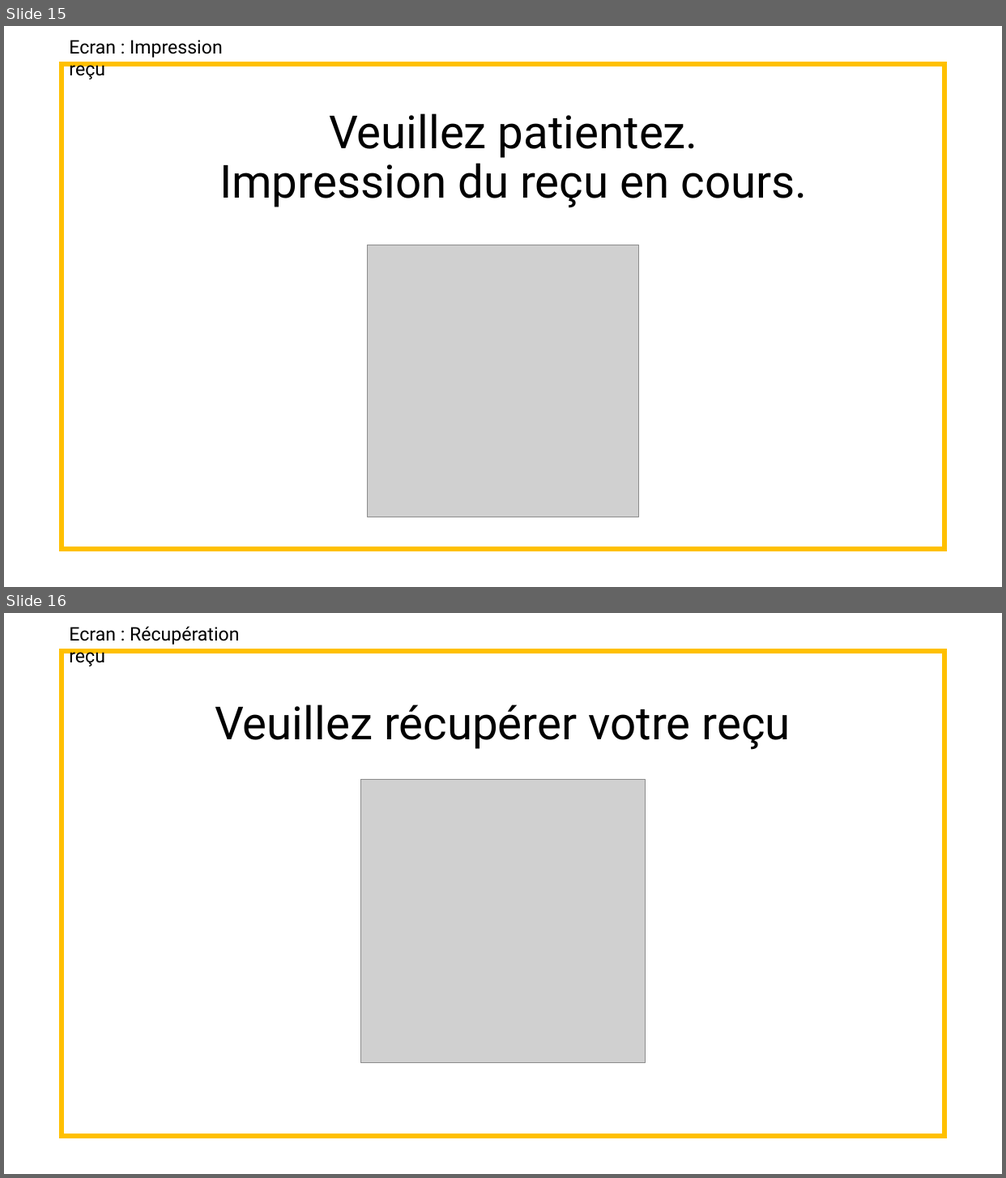
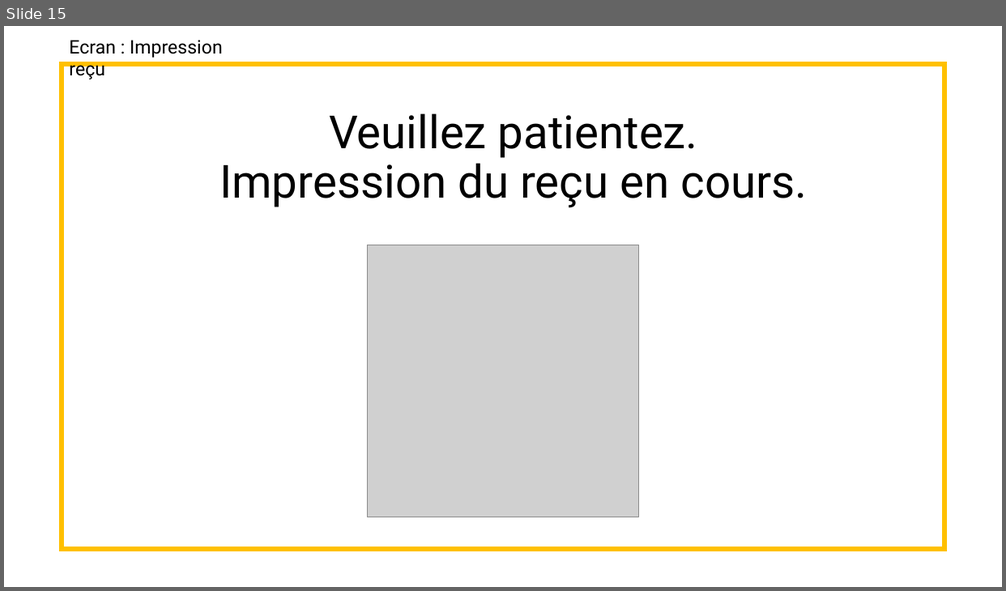
Before and after one commit to Whyuki/CDA_2005, a slide deck: FOAD_Unified_Process/GAB/maquettage et diagramme de navigabilité_GAB_retirer de l'argent dont s'identifier.pptx. Shown one above the other, each under a label of ours: slides 15 and 16 before the commit, slide 15 after it. The pictures are 1006x1178 and 1006x591 pixels, drawn with LibreOffice and Linux fonts; fonts in the diff are those of the drawing; grey boxes stand for pictures. Boxes give left, top, right and bottom in pixels: in the first picture for what was removed or moved away, otherwise in the second. Text is boxed around its words. In the diff, an @@ line names an element or a change of style, - is before the commit and + after.

```diff
--- a/FOAD_Unified_Process/GAB/maquettage et diagramme de navigabilité_GAB_retirer de l'argent dont s'identifier.pptx
+++ b/FOAD_Unified_Process/GAB/maquettage et diagramme de navigabilité_GAB_retirer de l'argent dont s'identifier.pptx
@@ slide 16 removed at (x1=4, y1=613, x2=1002, y2=1174), background #FFFFFF @@
@@ text removed at (x1=69, y1=626, x2=239, y2=666) @@
-Ecran : Récupération reçu
@@ rectangle removed at (x1=62, y1=651, x2=944, y2=1136) @@
@@ text removed at (x1=215, y1=705, x2=791, y2=750) @@
-Veuillez récupérer votre reçu
@@ picture removed at (x1=361, y1=779, x2=645, y2=1063) @@
```
Also in this commit, not shown: 4 slides changed, 2 other slides removed, 2 other files.
